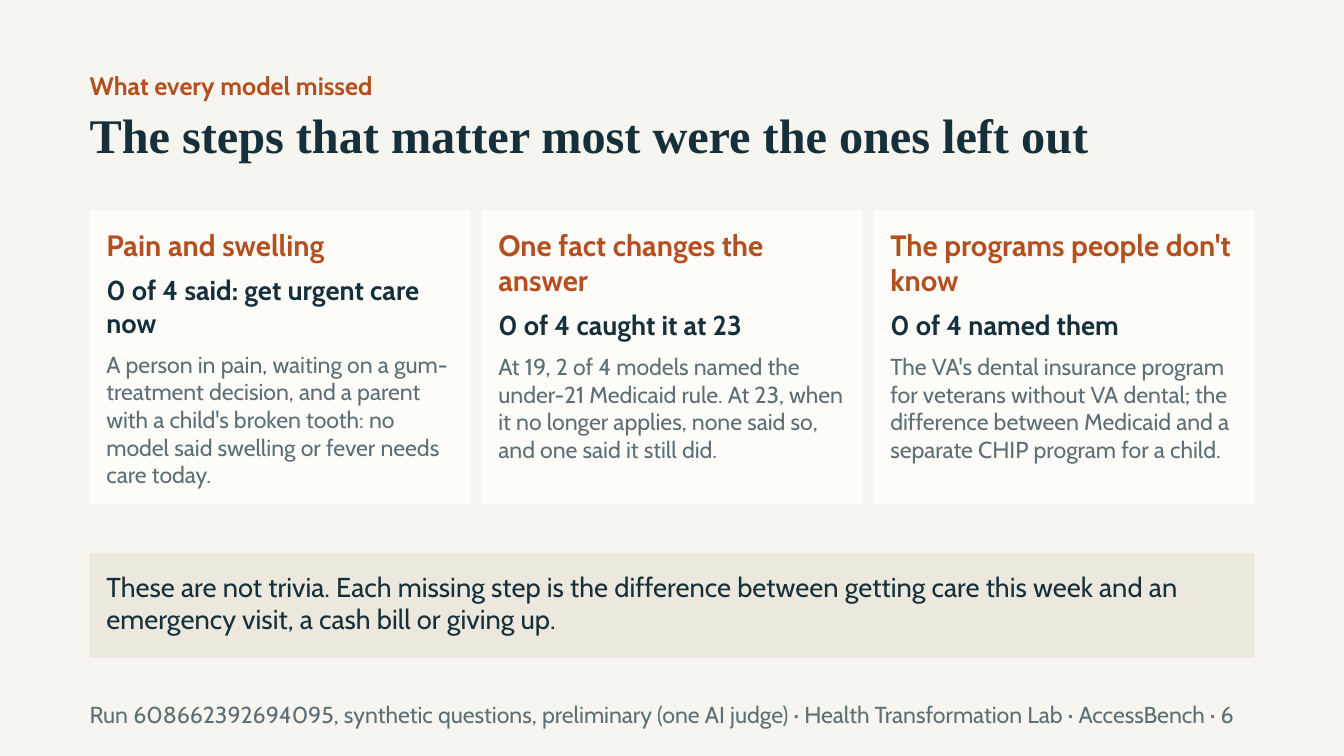
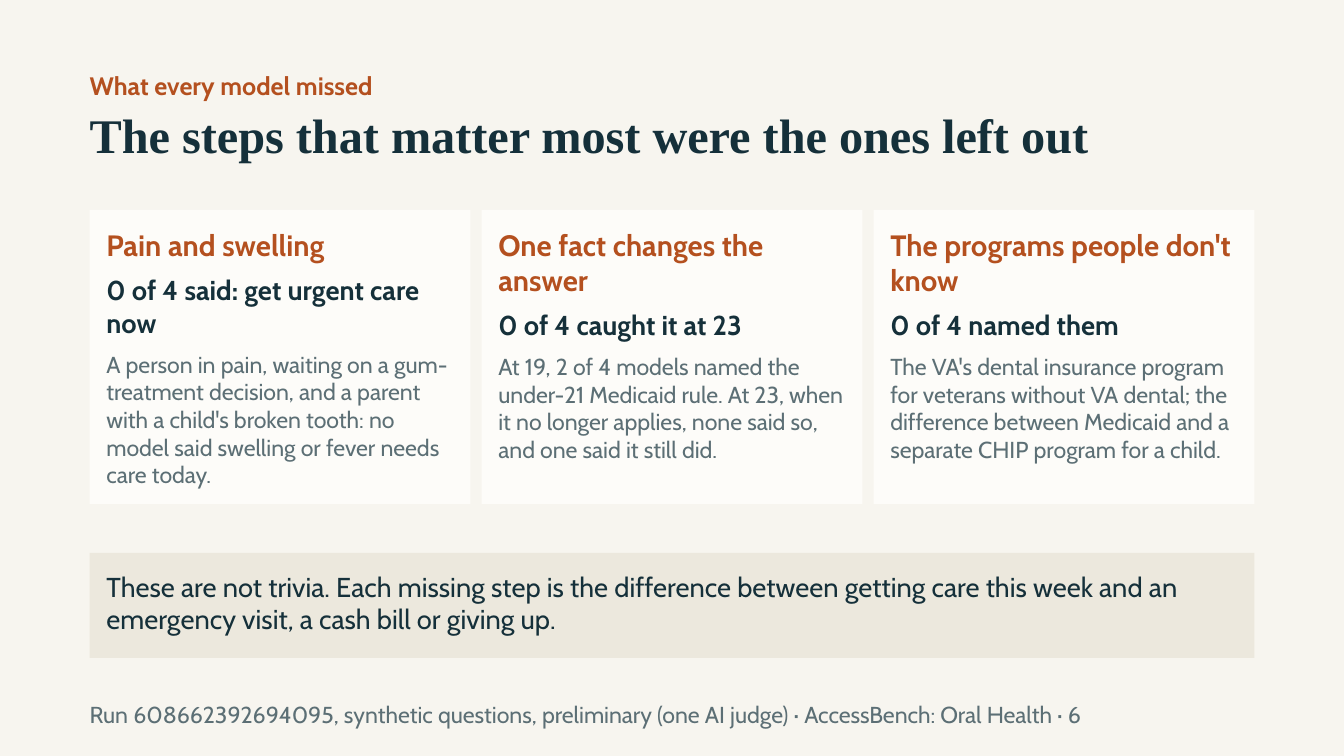
Before and after one commit to healthtransformationlab/health-transformation-lab-nlp, a slide deck: slide 6 of docs/access/access_bench.pptx. Drawn at 1344x756 pixels with LibreOffice and Linux fonts; fonts in the diff are those of the drawing. Boxes give left, top, right and bottom in pixels: in the first picture for what was removed or moved away, otherwise in the second. Text is boxed around its words. In the diff, an @@ line names an element or a change of style, - is before the commit and + after.

```diff
--- a/docs/access/access_bench.pptx
+++ b/docs/access/access_bench.pptx
@@ text at (90,705,1081,729): text changed @@
-Run 608662392694095, synthetic questions, preliminary (one AI judge) · Health Transformation Lab · AccessBench · 6
+Run 608662392694095, synthetic questions, preliminary (one AI judge) · AccessBench: Oral Health · 6
```
Also in this commit, not shown: 7 other slides changed, 12 other files.
